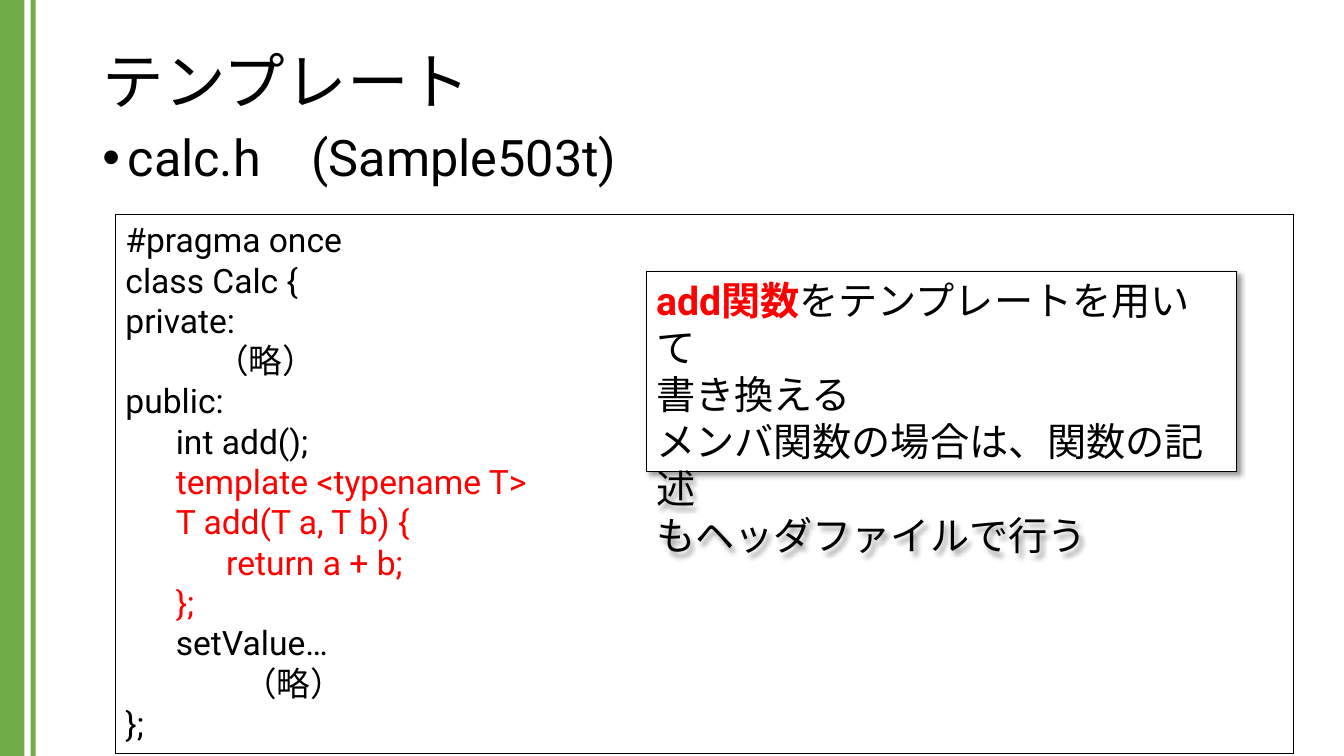
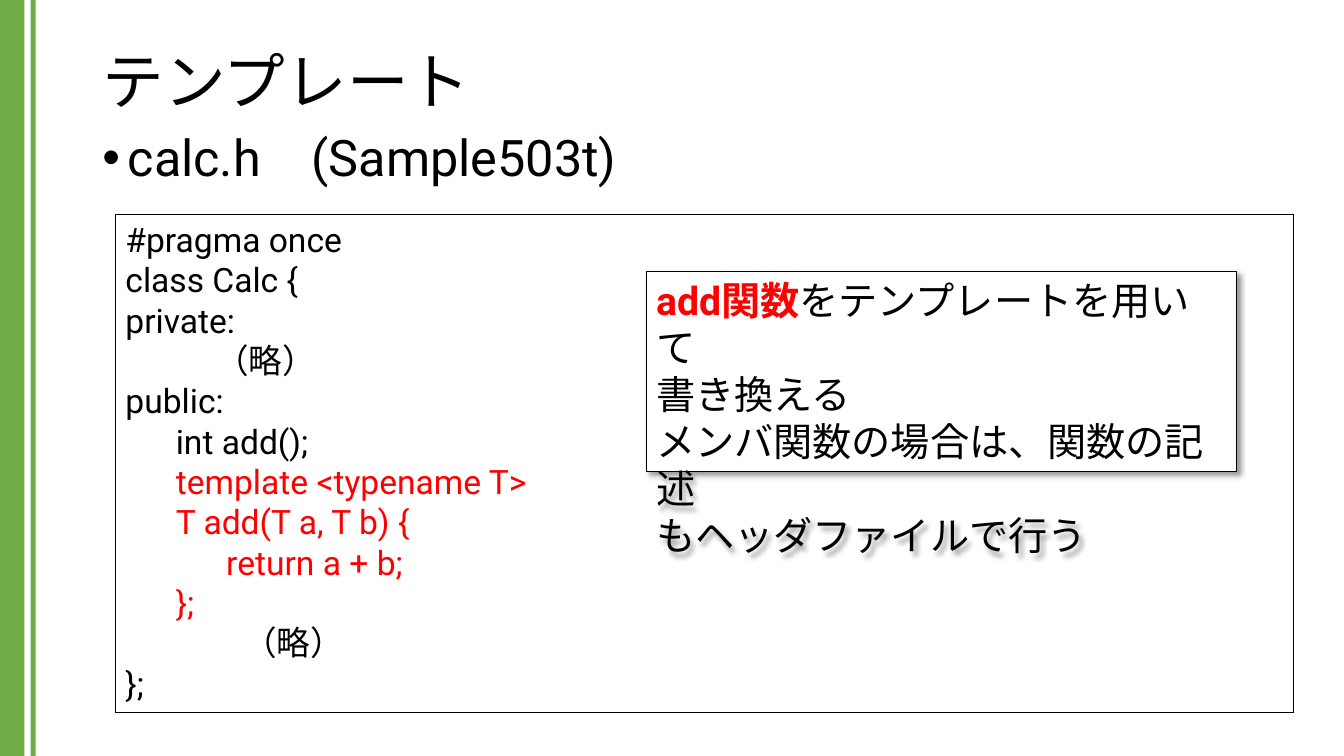
Before and after one commit to kic-murata/cpp2024, a slide deck: slide 4 of 授業資料/講義資料：テンプレート.pptx. Drawn at 1344x756 pixels with LibreOffice and Linux fonts; fonts in the diff are those of the drawing. Boxes give left, top, right and bottom in pixels: in the first picture for what was removed or moved away, otherwise in the second. Text is boxed around its words. In the diff, an @@ line names an element or a change of style, - is before the commit and + after.

```diff
--- a/授業資料/講義資料：テンプレート.pptx
+++ b/授業資料/講義資料：テンプレート.pptx
@@ rectangle "#pragma once": place and size @@
-rectangle "#pragma once" at [116, 214, 1295, 753]
+rectangle "#pragma once" at [116, 214, 1295, 713]
@@ text in rectangle at [243, 626, 344, 658]: text changed @@
-};
-setValue…
-（略）
+};
+（略）
```
Also in this commit, not shown: 1 other slide changed, 2 slides added, 1 other file.
